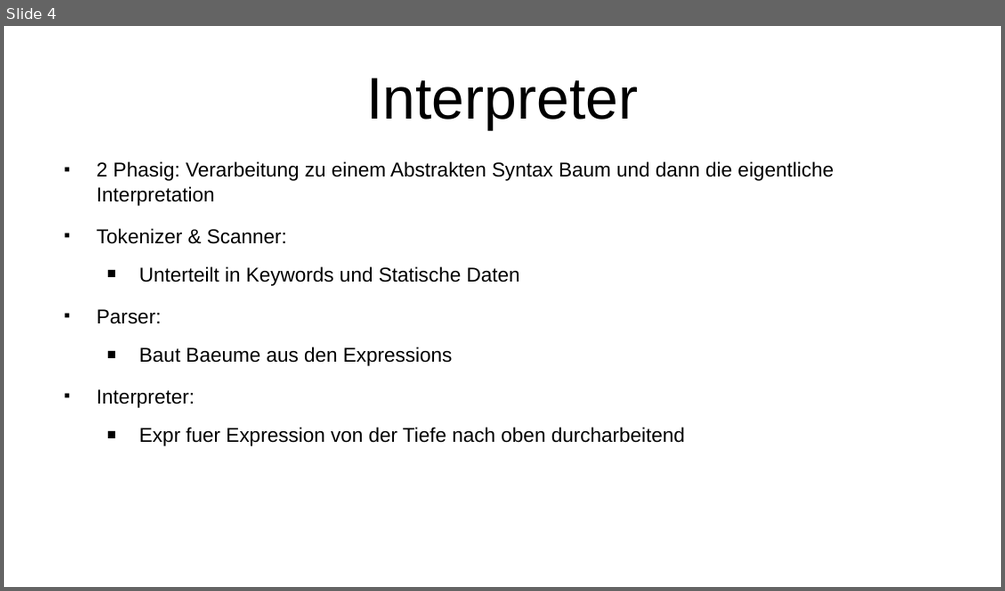
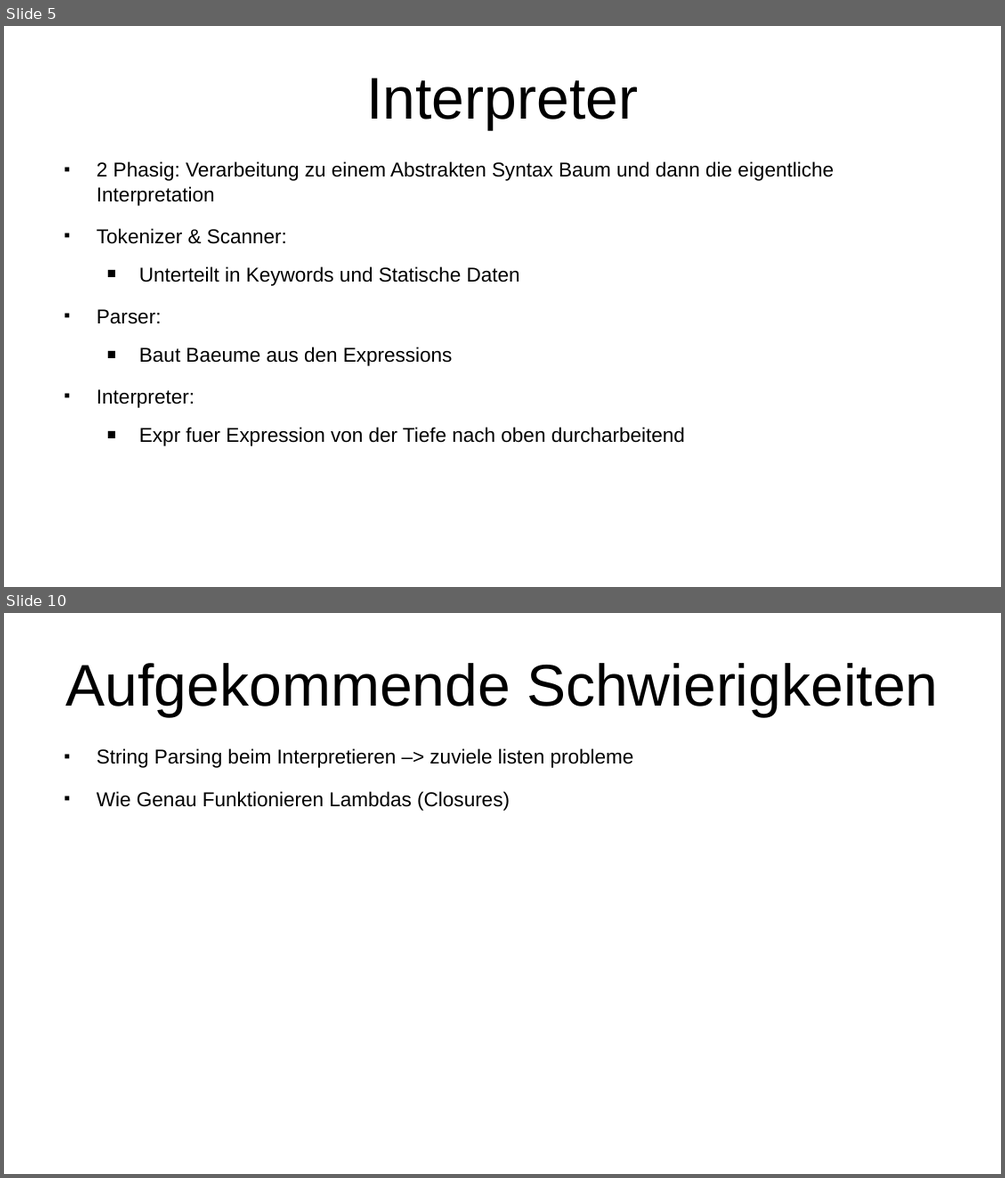
Before and after one commit to Iquiji/little-schemer-talk, a slide deck: Talk Engineering Day 2-6-2022.odp. Shown one above the other, each under a label of ours: slide 4 before the commit, slides 5 and 10 after it; the slides between them are not shown. The pictures are 1005x591 and 1005x1178 pixels, drawn with LibreOffice and Linux fonts; fonts in the diff are those of the drawing. Boxes give left, top, right and bottom in pixels: in the first picture for what was removed or moved away, otherwise in the second. Text is boxed around its words. In the diff, an @@ line names an element or a change of style, - is before the commit and + after.

Commit message:
more text dump for now

```diff
--- a/Talk Engineering Day 2-6-2022.odp
+++ b/Talk Engineering Day 2-6-2022.odp
@@ slide 10 added at (4, 613, 1001, 1174), background #FFFFFF @@
@@ title added at (66, 663, 938, 716), 46.8 pt, text #000000 @@
+Aufgekommende Schwierigkeiten
@@ text added at (97, 748, 634, 811), 16 pt, text #000000 @@
+■ String Parsing beim Interpretieren –> zuviele listen probleme
+■ Wie Genau Funktionieren Lambdas (Closures)
@@ what was slide 4 is now slide 5 @@
```
Also in this commit, not shown: 5 other slides added, 4 slides removed.
